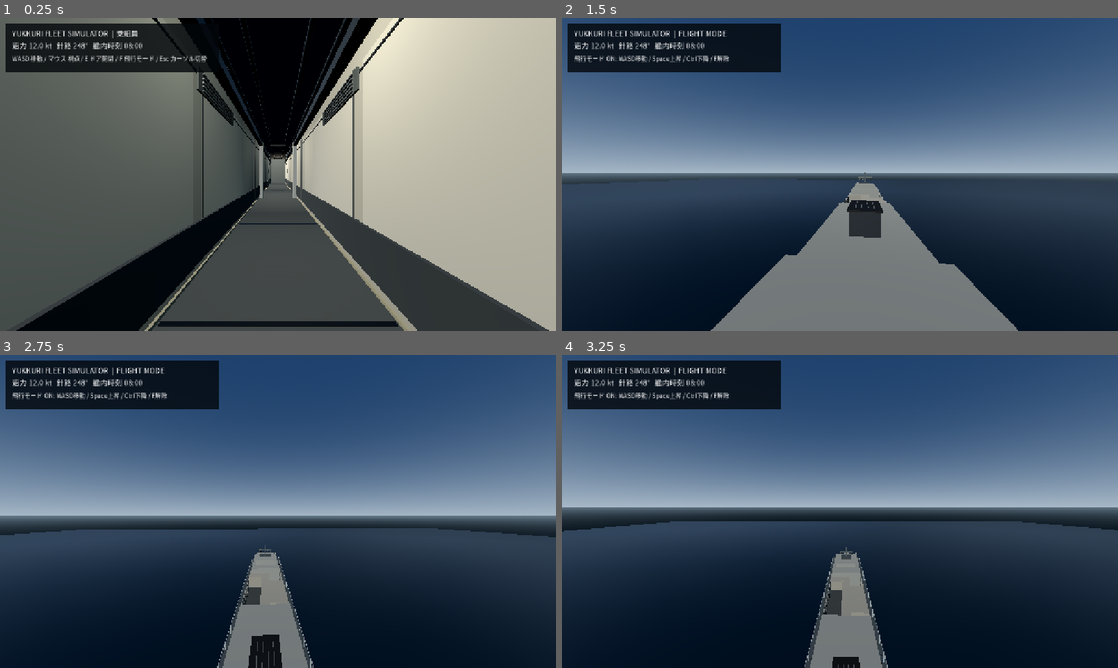
Above: before the commit, frames 1-4 (two rows, left to right).
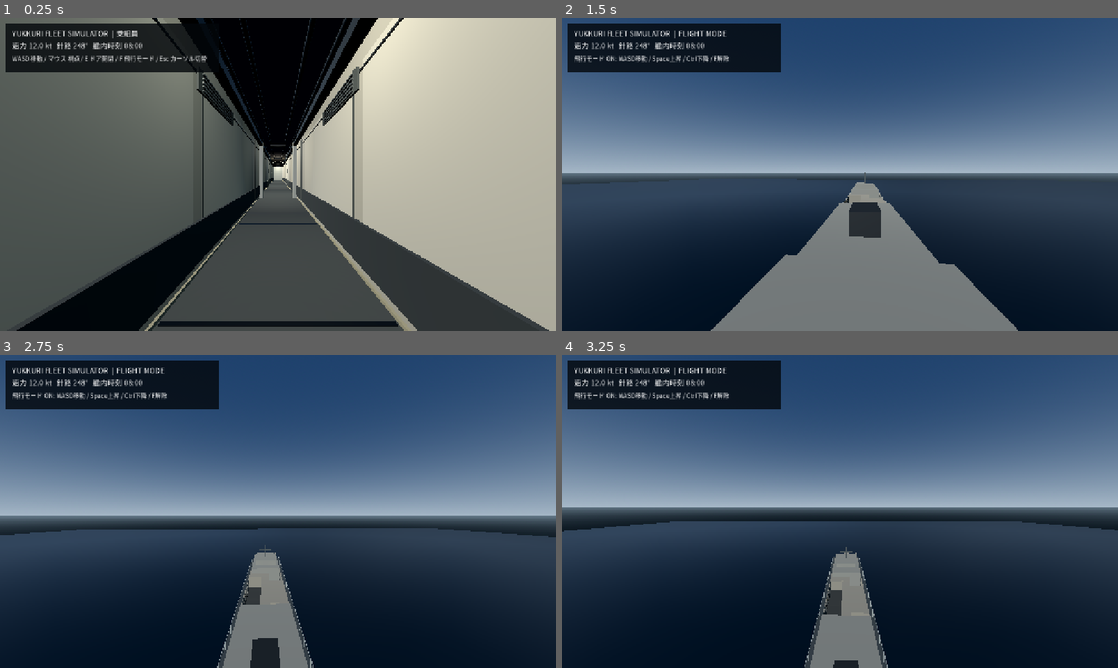
Above: after the commit, the same moments.

Repository: YukkuriP/Yukkuri-FPS-3
Game: Godot game, scene res://scenes/main.tscn
Two runs of this game, one before a commit and one after it. Both use one fixed random seed, a clock stepped at 60 frames per second and the inputs below.
Inputs (mouse positions are in pixels of both pictures, inside the frame that each line leads up to):
- Up to frame 1 (0.25 s): no input
- Up to frame 2 (1.5 s): tap Enter at 0.5 s; move the mouse to (867, 174) at 0.52 s; hold F (fleet_fly_toggle) 0.53-1.28 s; hold Space (fleet_fly_up) from 0.53 s (still down); click (867, 174) at 0.67 s; move the mouse to (812, 174) at 1.27 s; tap E (fleet_interact) at 1.35 s
- Up to frame 3 (2.75 s): keep holding Space (fleet_fly_up); move the mouse to (289, 505) at 2.02 s; tap 1 at 2.1 s
- Up to frame 4 (3.25 s): keep holding Space (fleet_fly_up); move the mouse to (834, 517) at 2.77 s; tap 2 at 2.85 s; click (834, 517) at 2.92 s

The runs differ from the first frame. In frame 1, 0.2% of the frame differs, in the area x 47-52%, y 45-53%; in frame 2, less than 0.1%; in frame 3, 0.2%; in frame 4, 0.1%.
Error after the commit: Parse Error: Cannot infer the type of "hatch_z" variable because the value doesn't have a set type. (res://scripts/visual_upgrade.gd:200)

Commit message:
Add detailed inner bulkhead liners and practical bridge lighting

Diff:
--- a/scripts/visual_upgrade.gd
+++ b/scripts/visual_upgrade.gd
@@ -21,6 +21,7 @@
 	_replace_blocky_hull()
 	_exterior_detail()
 	_superstructure_finish()
+	_interior_superstructure_finish()
 
 func _mat(color: Color, metal: float, rough: float) -> StandardMaterial3D:
 	var m:=StandardMaterial3D.new()
@@ -181,6 +182,40 @@
 			_cylinder(self, "Deck bollard", Vector3(side * 7.2, 1.42, z), 0.09, 0.38, trim, 12)
 			_box(self, "Deck drain cover", Vector3(side * 6.9, 1.13, z + 0.7), Vector3(0.22, 0.025, 0.42), dark, 0)
 
+func _interior_superstructure_finish() -> void:
+	var liner := _mat(Color(0.47, 0.48, 0.45), 0.08, 0.92)
+	var inset := _mat(Color(0.26, 0.29, 0.28), 0.22, 0.78)
+	var seal := _mat(Color(0.12, 0.14, 0.13), 0.18, 0.85)
+	# Interior-facing liners on the actual deckhouse shell, not floating outside it.
+	for side in [-1.0, 1.0]:
+		for z in range(-30, -13, 3):
+			_box(self, "Bridge bulkhead liner panel", Vector3(side * 5.77, 4.0, float(z)), Vector3(0.045, 3.45, 2.65), liner)
+			_box(self, "Bridge liner joint", Vector3(side * 5.73, 4.0, float(z) + 1.34), Vector3(0.025, 3.45, 0.045), seal, 0)
+		for z in range(5, 23, 3):
+			_box(self, "Aft bulkhead liner panel", Vector3(side * 6.27, 3.55, float(z)), Vector3(0.045, 3.1, 2.65), liner)
+			_box(self, "Aft liner joint", Vector3(side * 6.23, 3.55, float(z) + 1.34), Vector3(0.025, 3.1, 0.045), seal, 0)
+		_box(self, "Bridge lower kick strip", Vector3(side * 5.73, 2.35, -21.5), Vector3(0.06, 0.35, 15.0), inset)
+		_box(self, "Aft lower kick strip", Vector3(side * 6.23, 2.15, 14.0), Vector3(0.06, 0.35, 17.0), inset)
+		for z in [-28.0, -22.0, -16.0, 7.0, 13.0, 19.0]:
+			var hatch_z := z
+			var hatch_y := 4.0 if z < 0.0 else 3.55
+			var wall_x := side * (5.70 if z < 0.0 else 6.20)
+			_box(self, "Electrical service cabinet", Vector3(wall_x, hatch_y, hatch_z), Vector3(0.06, 1.1, 0.9), inset)
+			_box(self, "Electrical cabinet inset", Vector3(wall_x - side * 0.04, hatch_y, hatch_z), Vector3(0.025, 0.82, 0.65), liner, 0)
+			for row in range(4):
+				_box(self, "Cabinet ventilation slot", Vector3(wall_x - side * 0.06, hatch_y - 0.25 + float(row) * 0.16, hatch_z), Vector3(0.02, 0.025, 0.52), seal, 0)
+	# Warm ceiling fixtures, conduit and cable trays.
+	for z in [-29.0, -23.0, -17.0, 7.0, 13.0, 19.0]:
+		var y := 5.0 if z < 0.0 else 5.7
+		_box(self, "Ceiling light housing interior", Vector3(0.0, y, z), Vector3(1.65, 0.12, 0.42), inset)
+		_box(self, "Ceiling diffuser interior", Vector3(0.0, y - 0.07, z), Vector3(1.35, 0.035, 0.26), glow, 0)
+		var lamp := OmniLight3D.new()
+		lamp.position = Vector3(0.0, y - 0.18, z)
+		lamp.light_color = Color(0.82, 0.78, 0.67)
+		lamp.light_energy = 0.62
+		lamp.omni_range = 6.5
+		add_child(lamp)
+
 func _interior_detail() -> void:
 	# Floor panels, ceiling cable trays and door frames make the passage feel built.
 	for z in range(-29,42,2):
